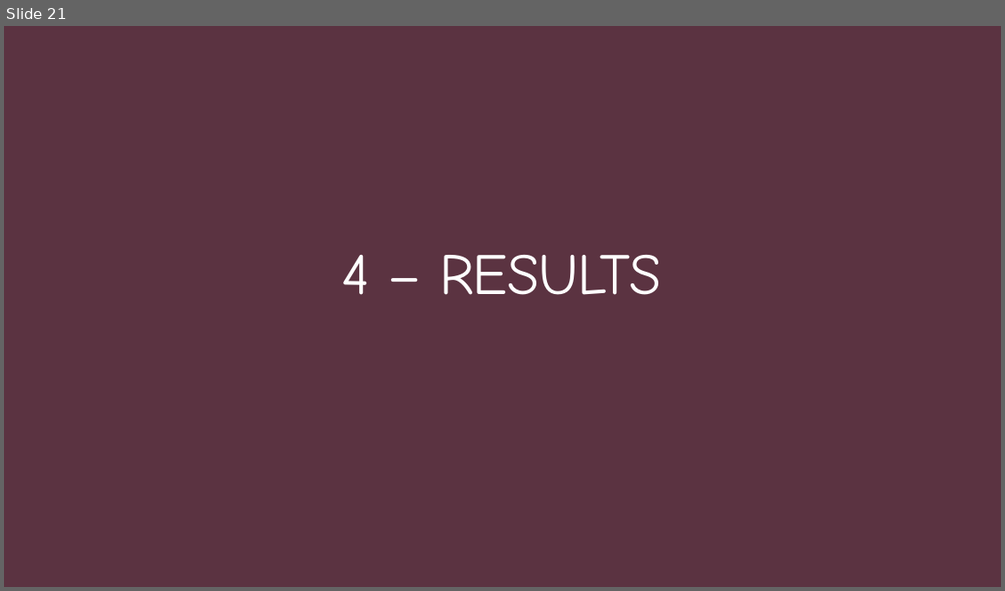
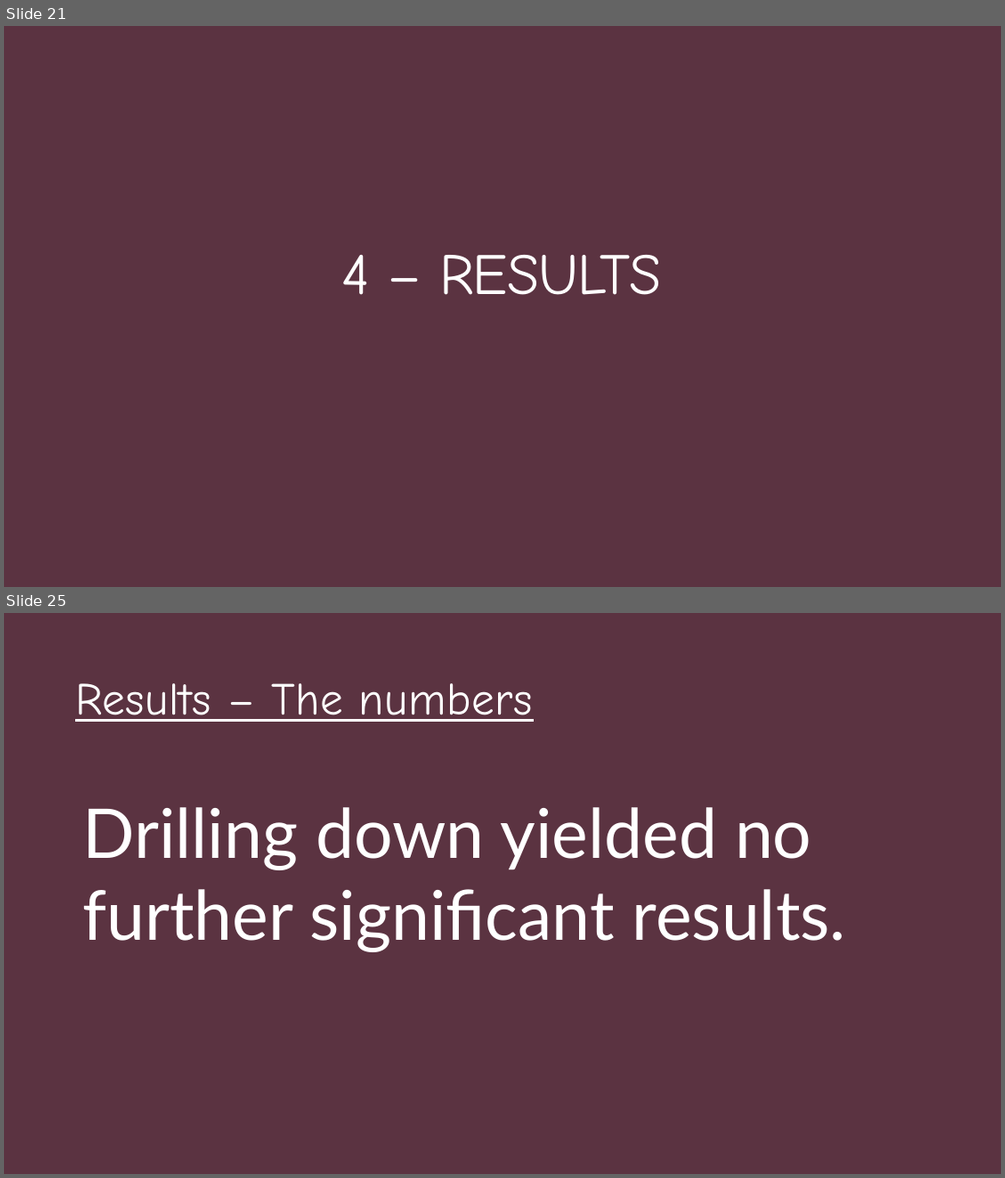
Before and after one commit to nickspeelman/CRA_bot, a slide deck: Causing Confusion in The Chinese Room.pptx. Shown one above the other, each under a label of ours: slide 21 before the commit, slides 21 and 25 after it; the slides between them are not shown. The pictures are 1005x591 and 1005x1178 pixels, drawn with LibreOffice and Linux fonts; fonts in the diff are those of the drawing. Boxes give left, top, right and bottom in pixels: in the first picture for what was removed or moved away, otherwise in the second. Text is boxed around its words. In the diff, an @@ line names an element or a change of style, - is before the commit and + after.

```diff
--- a/Causing Confusion in The Chinese Room.pptx
+++ b/Causing Confusion in The Chinese Room.pptx
@@ slide 25 added at (4, 613, 1001, 1174), background #41242E; not listed: 1 template element that a slide beside it also shows @@
@@ text added at (75, 683, 533, 722), 44 pt, text #FFFFFF, underline @@
+Results – The numbers
@@ text added at (82, 807, 847, 952), 66 pt, text #FFFFFF @@
+Drilling down yielded no further significant results.
```
Also in this commit, not shown: 1 slide changed, 13 other slides added, 1 slide removed, 1 other file.
